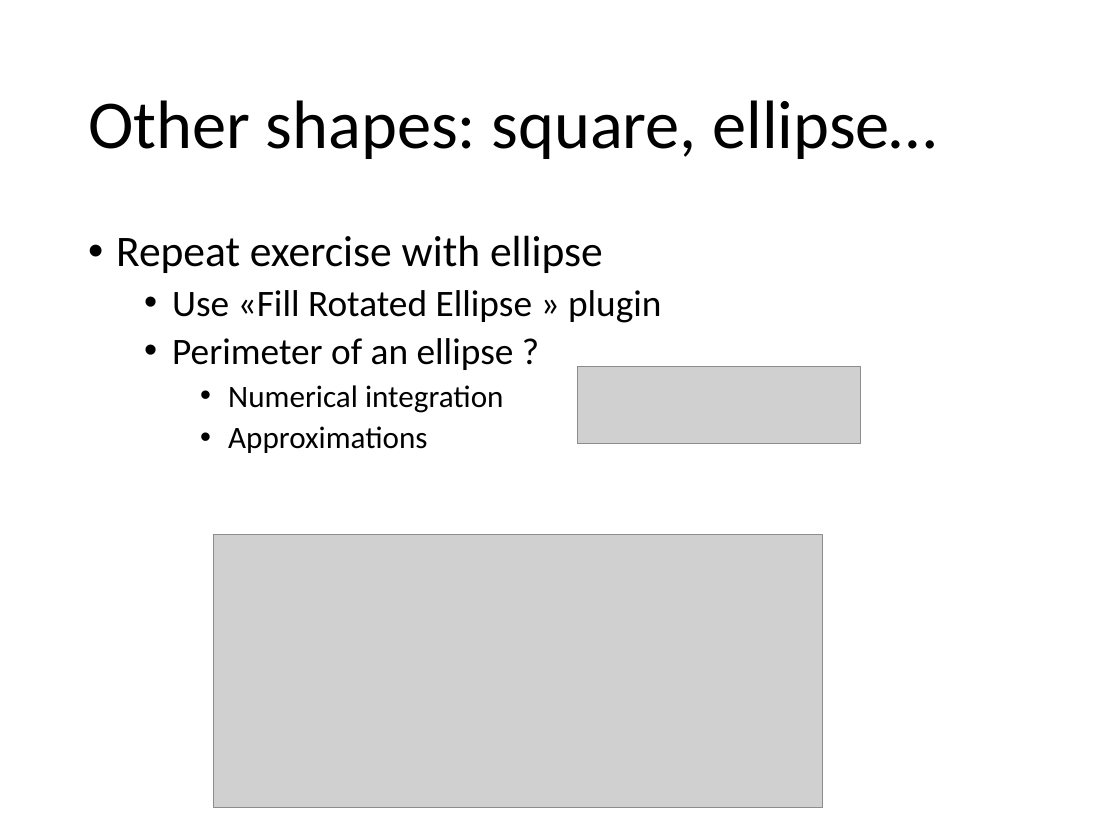
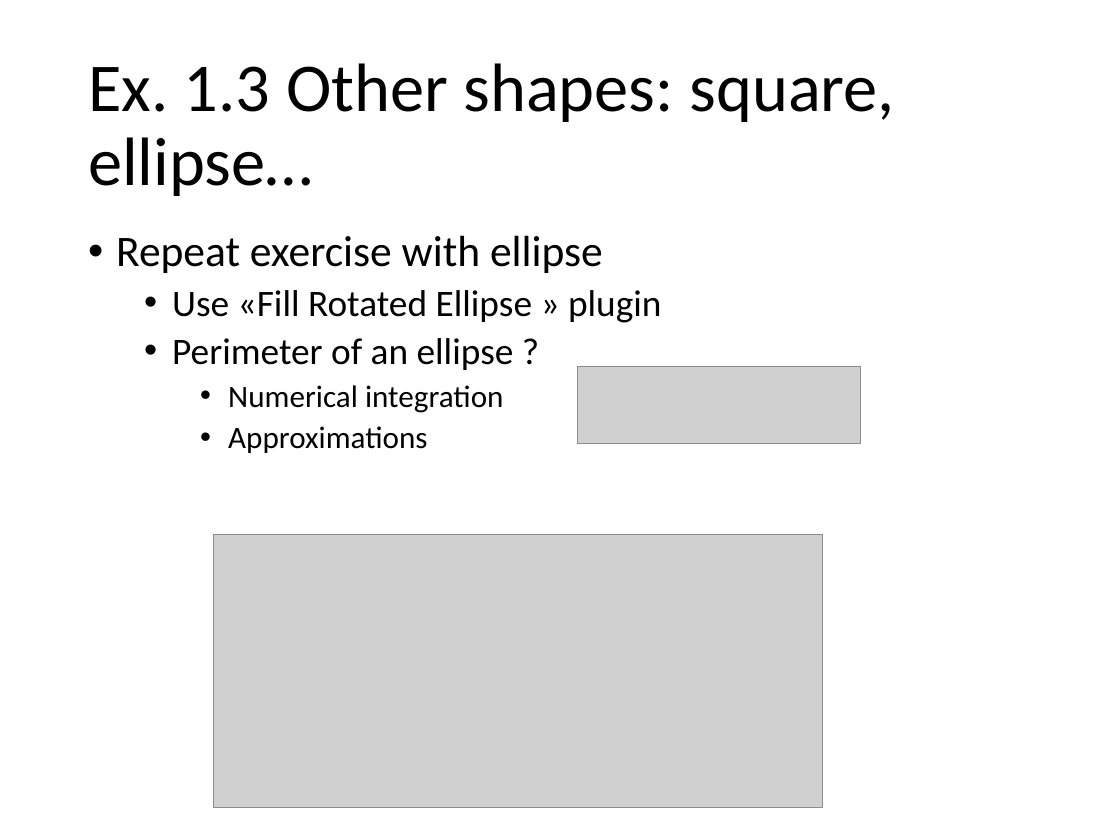
Before and after one commit to dlegland/image-analysis-practical-2023, a slide deck: slide 27 of practical/manual/ImageAnalysis-practical.pptx (slide 23 before the commit). Drawn at 1120x840 pixels with LibreOffice and Linux fonts; fonts in the diff are those of the drawing; grey boxes stand for pictures. Boxes give left, top, right and bottom in pixels: in the first picture for what was removed or moved away, otherwise in the second. Text is boxed around its words. In the diff, an @@ line names an element or a change of style, - is before the commit and + after.

```diff
--- a/practical/manual/ImageAnalysis-practical.pptx
+++ b/practical/manual/ImageAnalysis-practical.pptx
@@ title at <box>88,63,894,196</box>: text changed @@
-Other shapes: square, ellipse…
+Ex. 1.3 Other shapes: square, ellipse…
```
Also in this commit, not shown: 4 other slides changed, 4 slides added.
